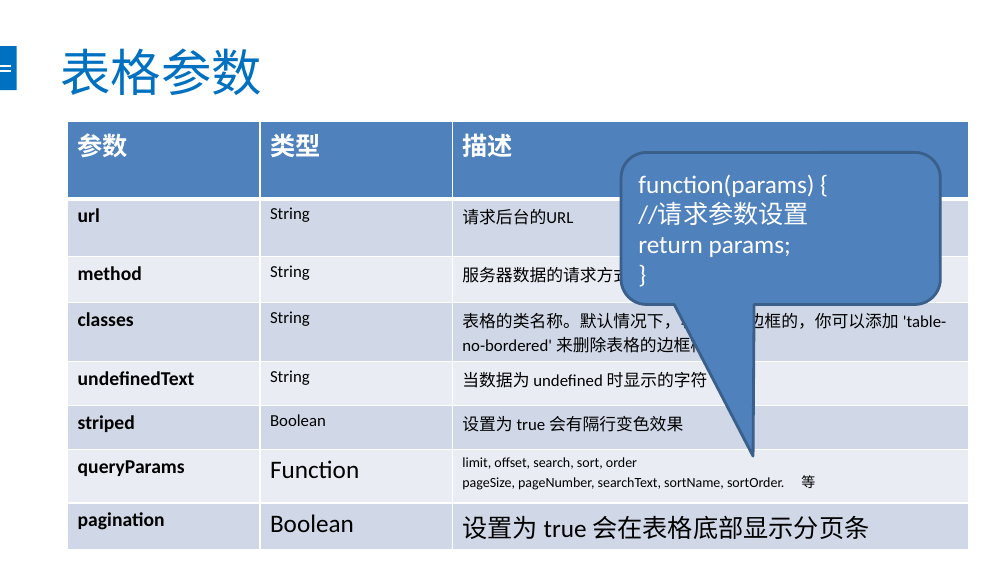
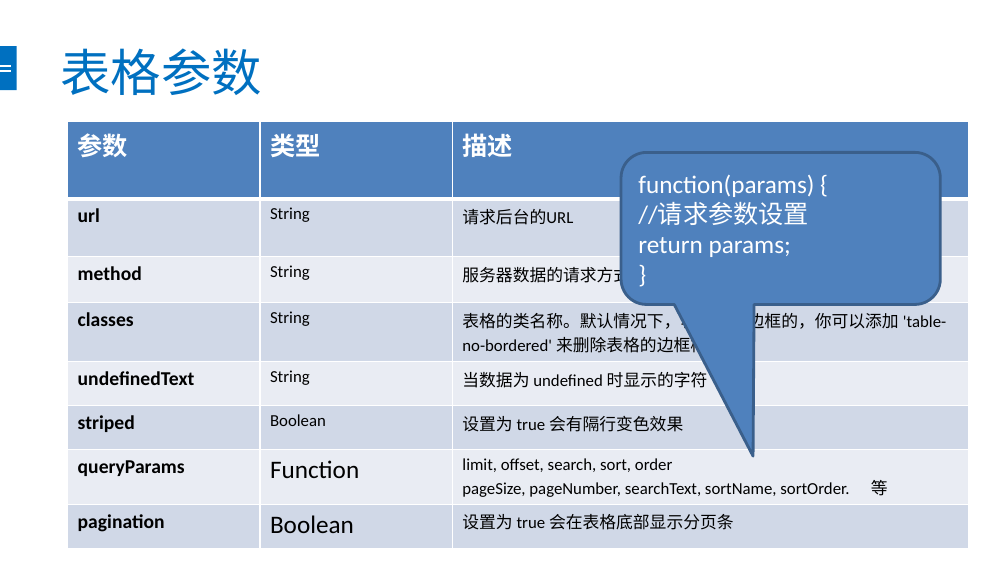
Before and after one commit to chendingguo/workspace, a slide deck: slide 8 of springboot-mybatis-master/bootstrap-table.pptx (slide 7 before the commit). Drawn at 1008x567 pixels with LibreOffice and Linux fonts; fonts in the diff are those of the drawing. Boxes give left, top, right and bottom in pixels: in the first picture for what was removed or moved away, otherwise in the second. Text is boxed around its words. In the diff, an @@ line names an element or a change of style, - is before the commit and + after.

```diff
--- a/springboot-mybatis-master/bootstrap-table.pptx
+++ b/springboot-mybatis-master/bootstrap-table.pptx
@@ table at [68, 122, 969, 567] @@
@@ size 10 to 12 pt in "limit, offset, search, sort, order", "pageSize, pageNumber, searchText, sortName, sortOrder. 等" @@
@@ size 18 to 12 pt in "设置为 true 会在表格底部显示分页条" @@
```
Also in this commit, not shown: 5 other slides changed, 4 slides added, 3 slides removed, 29 other files.
